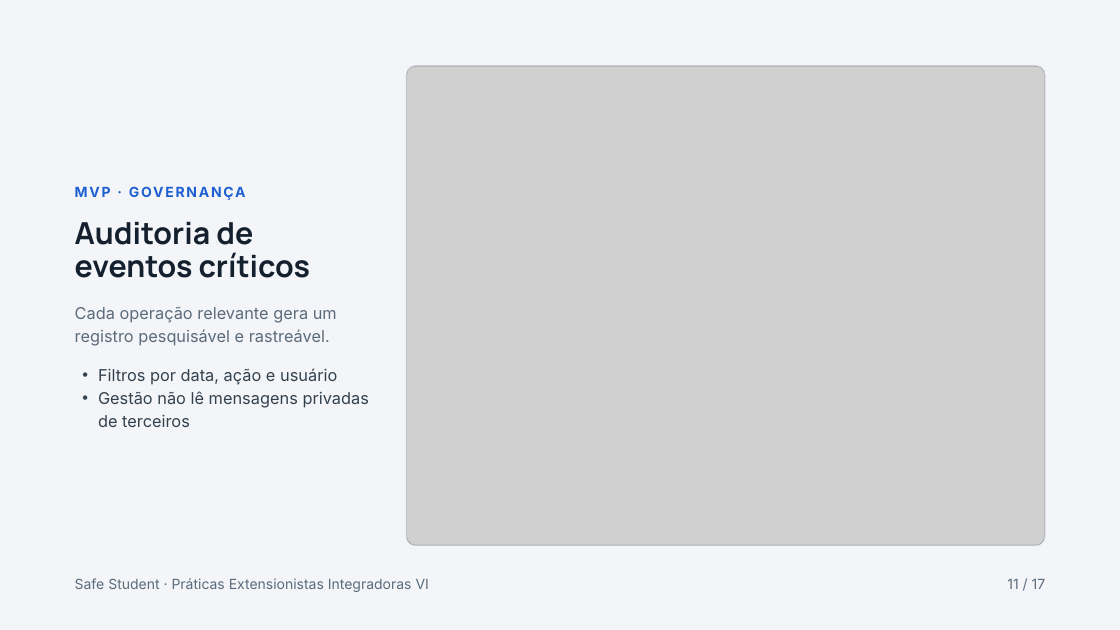
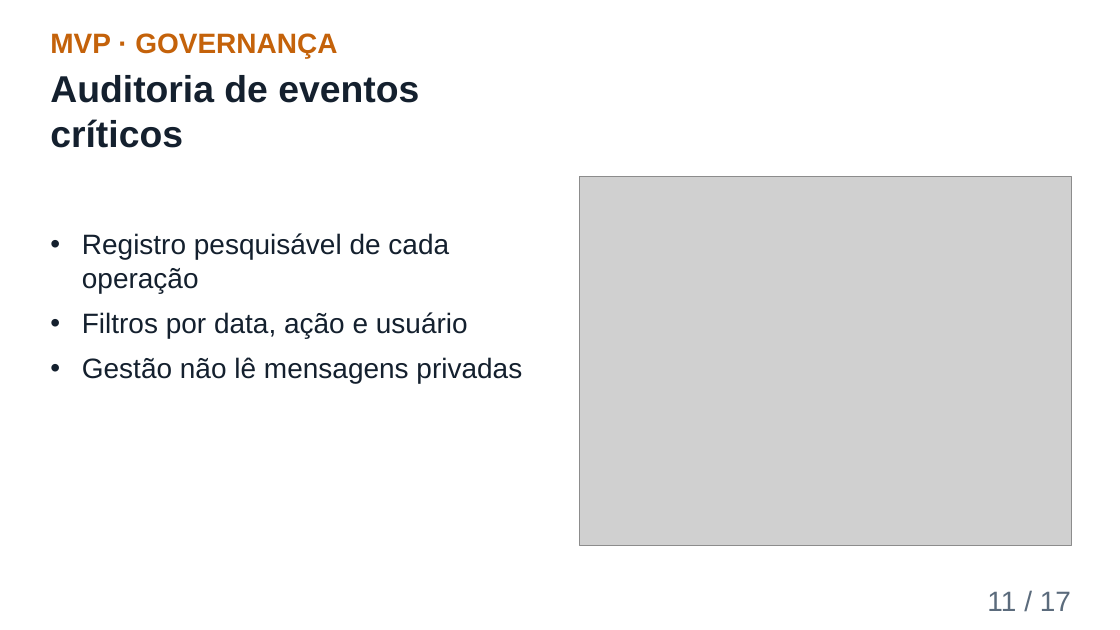
Before and after one commit to richaferreira/Safe_Student, a slide deck: slide 11 of 08_Apresentacao_Final_Safe_Student.pptx. Drawn at 1120x630 pixels with LibreOffice and Linux fonts; fonts in the diff are those of the drawing; grey boxes stand for pictures. Boxes give left, top, right and bottom in pixels: in the first picture for what was removed or moved away, otherwise in the second. Text is boxed around its words. In the diff, an @@ line names an element or a change of style, - is before the commit and + after.

```diff
--- a/08_Apresentacao_Final_Safe_Student.pptx
+++ b/08_Apresentacao_Final_Safe_Student.pptx
@@ background #F3F5F8 to #FFFFFF @@
@@ text "MVP · GOVERNANÇA": place and size @@
-text "MVP · GOVERNANÇA" at box(75, 181, 377, 202)
+text "MVP · GOVERNANÇA" at box(50, 33, 337, 58)
@@ text "MVP · GOVERNANÇA" at box(50, 33, 337, 58): size 12 to 24 pt, font Inter to Arial, text colour #1D5FD0 to #C4620A, letter spacing 1.5 to 0 pt; line spacing 16.8pt to 1 @@
@@ text "Auditoria de eventos críticos": place and size @@
-text "Auditoria de eventos críticos" at box(75, 221, 310, 278)
+text "Auditoria de eventos críticos" at box(50, 75, 419, 148)
@@ text "Auditoria de eventos críticos" at box(50, 75, 419, 148): size 26 to 32 pt, font Manrope to Arial; line spacing 28.6pt to 1 @@
@@ rounded rectangle removed at box(406, 66, 1045, 546) @@
@@ rounded rectangle removed at box(407, 66, 1045, 546) @@
@@ picture: place and size @@
-picture at box(407, 66, 1045, 545)
+picture at box(580, 176, 1071, 546)
@@ text "Registro pesquisável de cada operação": place and size @@
-text "Registro pesquisável de cada operação" at box(98, 368, 369, 427)
+text "Registro pesquisável de cada operação" at box(82, 233, 522, 384)
@@ text at box(82, 233, 449, 293): paragraph added @@
+• Registro pesquisável de cada operação
@@ text removed at box(75, 307, 337, 346) @@
-Cada operação relevante gera um registro pesquisável e rastreável.
@@ text at box(82, 312, 468, 338): size 14 to 24 pt, font Inter to Arial, text colour #33414F to #14202E in "Filtros por data, ação e usuário"; indent changed; line spacing 19.6pt to 1; more space between paragraphs @@
@@ text at box(82, 357, 522, 384): text changed; size 14 to 24 pt; font Inter to Arial; text colour #33414F to #14202E @@
-• Gestão não lê mensagens privadas de terceiros
+• Gestão não lê mensagens privadas
@@ text removed at box(75, 578, 429, 592) @@
-Safe Student · Práticas Extensionistas Integradoras VI
@@ text "11 / 17": place and size @@
-text "11 / 17" at box(1007, 579, 1046, 589)
+text "11 / 17" at box(987, 591, 1071, 611)
@@ text "11 / 17" at box(987, 591, 1071, 611): size 12 to 24 pt, font Inter to Arial; line spacing 16.8pt to 1 @@
```
Also in this commit, not shown: 16 other slides changed, 2 other files.
